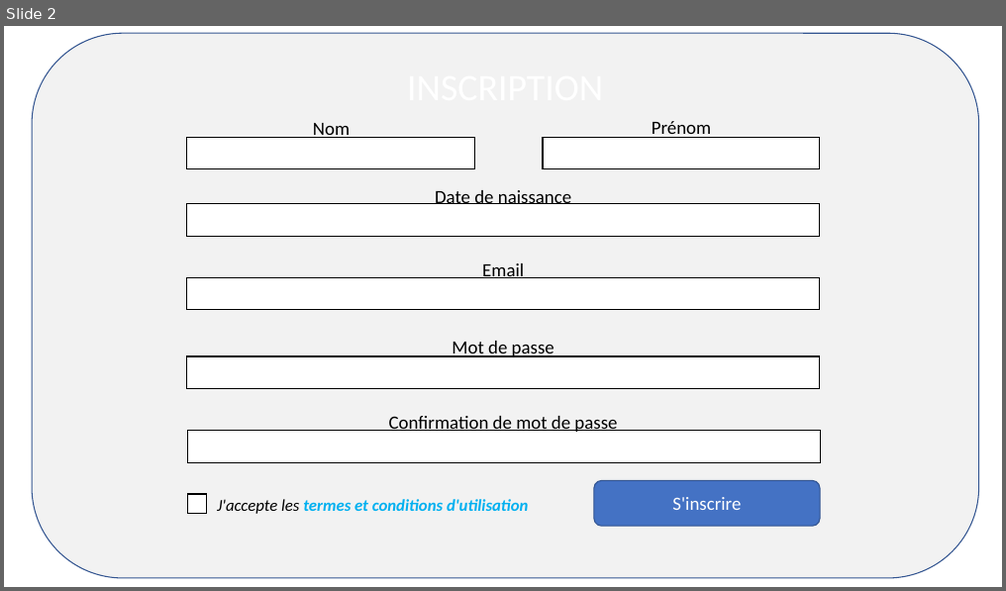
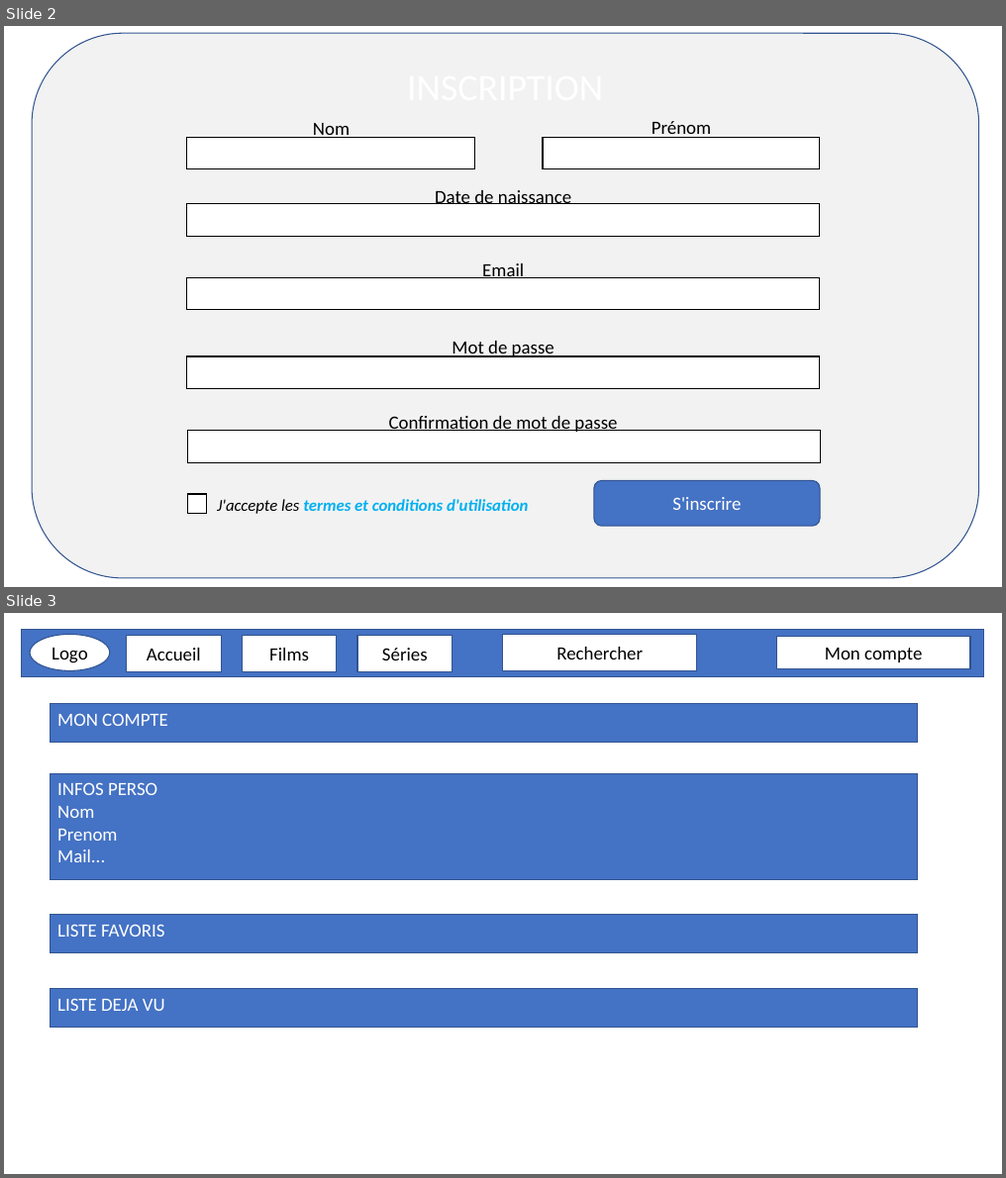
Before and after one commit to MartinBriday/PFF_WatchNow, a slide deck: docs/Projet_Preview.pptx. Shown one above the other, each under a label of ours: slide 2 before the commit, slides 2 and 3 after it. The pictures are 1006x591 and 1006x1178 pixels, drawn with LibreOffice and Linux fonts; fonts in the diff are those of the drawing. Boxes give left, top, right and bottom in pixels: in the first picture for what was removed or moved away, otherwise in the second. Text is boxed around its words. In the diff, an @@ line names an element or a change of style, - is before the commit and + after.

```diff
--- a/docs/Projet_Preview.pptx
+++ b/docs/Projet_Preview.pptx
@@ slide 3 added at (4,613,1002,1174), background #FFFFFF @@
@@ rectangle added at (21,630,984,676), fill #4472C4, outline #325491 1 pt @@
@@ ellipse added at (30,634,110,670), fill #FFFFFF, outline #325491 1 pt, 18 pt, text #000000 @@
+Logo
@@ rectangle added at (126,635,221,671), fill #FFFFFF, outline #325491 1 pt, 18 pt, text #000000 @@
+Accueil
@@ rectangle added at (242,635,338,671), fill #FFFFFF, outline #325491 1 pt, 18 pt, text #000000 @@
+Films
@@ rectangle added at (357,635,452,671), fill #FFFFFF, outline #325491 1 pt, 18 pt, text #000000 @@
+Séries
@@ rectangle added at (503,634,697,670), fill #FFFFFF, outline #325491 1 pt, 18 pt, text #000000 @@
+Rechercher
@@ rectangle added at (776,637,970,669), fill #FFFFFF, outline #325491 1 pt, 18 pt, text #000000 @@
+Mon compte
@@ rectangle added at (51,703,918,743), fill #4472C4, outline #325491 1 pt, 18 pt, text #FFFFFF @@
+MON COMPTE
@@ rectangle added at (51,774,918,880), fill #4472C4, outline #325491 1 pt, 18 pt, text #FFFFFF @@
+INFOS PERSO
+Nom
+Prenom
+Mail...
@@ rectangle added at (51,915,918,954), fill #4472C4, outline #325491 1 pt, 18 pt, text #FFFFFF @@
+LISTE FAVORIS
@@ rectangle added at (51,989,918,1028), fill #4472C4, outline #325491 1 pt, 18 pt, text #FFFFFF @@
+LISTE DEJA VU
```
Also in this commit, not shown: 1 slide changed, 5 other slides added, 3 slides removed, 4 other files.
